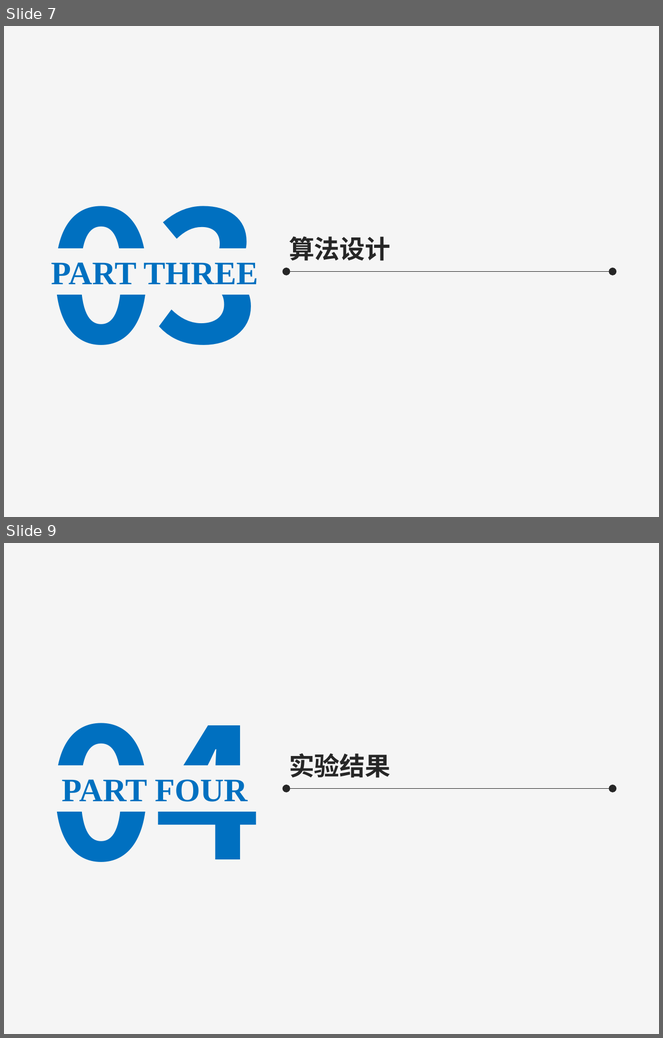
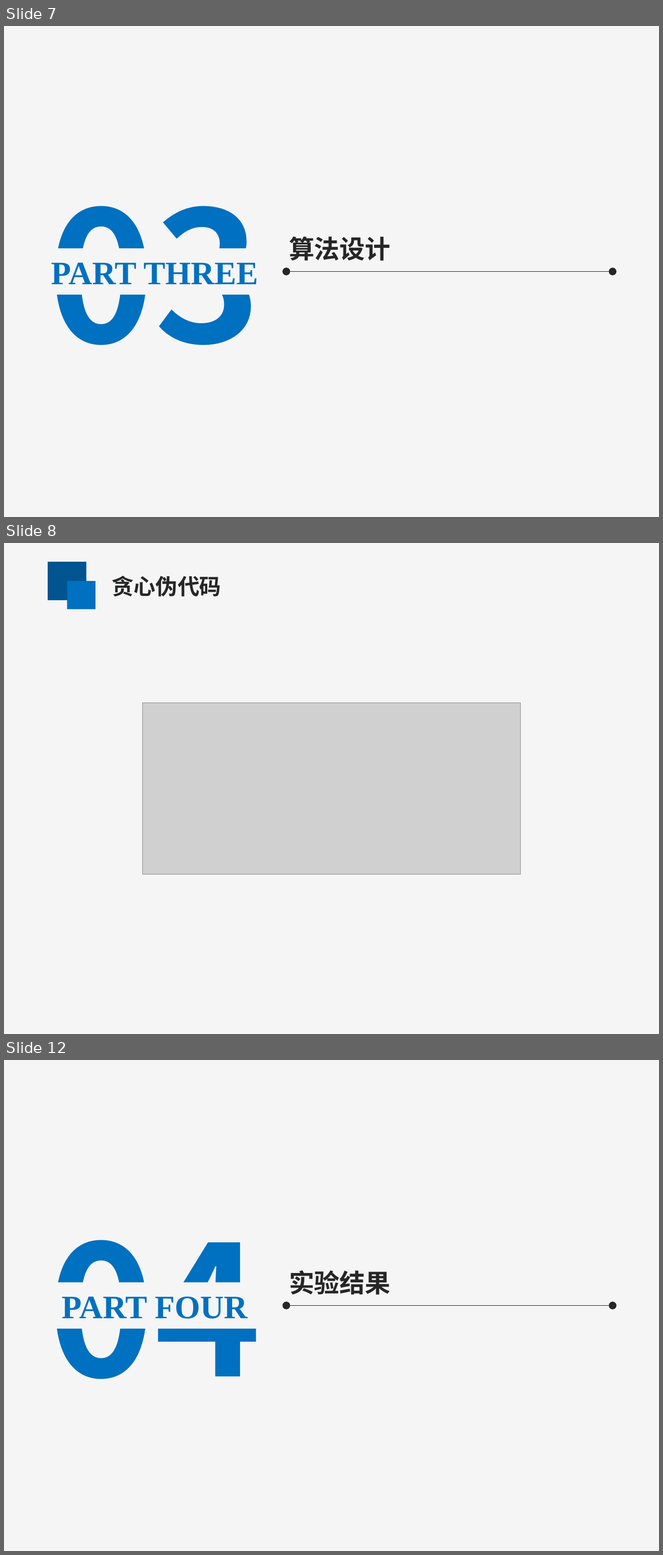
Before and after one commit to xuanhaochen94/IMP, a slide deck: 模式识别答辩.pptx. Shown one above the other, each under a label of ours: slides 7 and 9 before the commit, slides 7, 8 and 12 after it; the slides between them are not shown. The pictures are 663x1038 and 663x1555 pixels, drawn with LibreOffice and Linux fonts; fonts in the diff are those of the drawing; grey boxes stand for pictures. Boxes give left, top, right and bottom in pixels: in the first picture for what was removed or moved away, otherwise in the second. Text is boxed around its words. In the diff, an @@ line names an element or a change of style, - is before the commit and + after.

```diff
--- a/模式识别答辩.pptx
+++ b/模式识别答辩.pptx
@@ slide 8 added at (x1=4, y1=543, x2=659, y2=1034), background #F5F5F5 @@
@@ rectangle added at (x1=48, y1=562, x2=87, y2=601), fill #005490 @@
@@ rectangle added at (x1=67, y1=581, x2=95, y2=609), fill #0070C0 @@
@@ text added at (x1=112, y1=576, x2=221, y2=597), 24 pt, text #262626, bold @@
+贪心伪代码
@@ picture added at (x1=143, y1=703, x2=521, y2=875) @@
@@ what was slide 9 is now slide 12 @@
```
Also in this commit, not shown: 8 slides changed, 4 other slides added, 1 other file.
